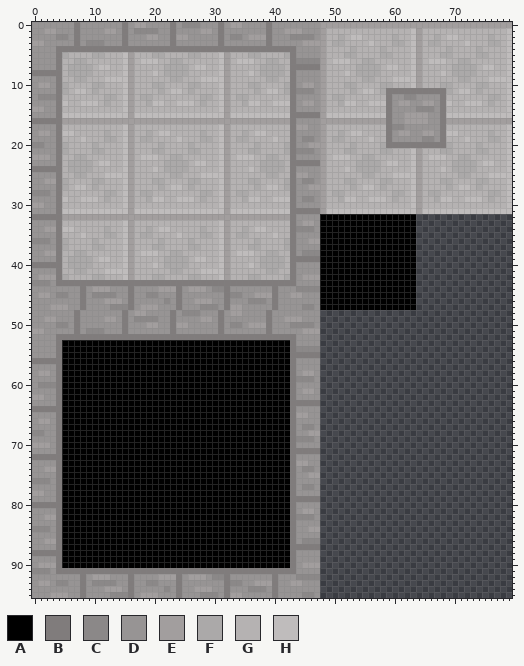
One commit to this sprite sheet: new-game-project/Sprites/Map/Tileset.png. That is the earlier state.
The file is 80x96 pixels. Colours within 5 levels of each other are drawn and written as one.
Palette (. is transparent): A #000000  B #807c7c  C #8b8888  D #979494  E #a29e9e  F #aba9a9  G #b5b2b2  H #bfbcbc
Pixels before (only the part around the change), first column x 35:
41 GGGGFFGGBDDDDAAAAAAAAAAAAAAAA................
42 GFFGGGGFBDEEEAAAAAAAAAAAAAAAA................
43 BBBBBBBBBDDDDAAAAAAAAAAAAAAAA................
44 DDDDDBDDDCCCCAAAAAAAAAAAAAAAA................
45 DDEEEBDDEEDDDAAAAAAAAAAAAAAAA................
46 DCCCDBDDDDDDDAAAAAAAAAAAAAAAA................
47 DDDDDBDDDDCCDAAAAAAAAAAAAAAAA................
48 DDDDBDDDDDDDD................................
49 DDDDBDDEEEDDD................................
50 DEEEBDDDCCCCD................................
51 DDDDBDDDDDEEE................................
52 BBBBBBBBBDDDD................................
53 AAAAAAAABDDDD................................
54 AAAAAAAABCCCC................................
55 AAAAAAAABBBBB................................
56 AAAAAAAABDDDD................................
57 AAAAAAAABDDDD................................
58 AAAAAAAABDEED................................
59 AAAAAAAABCCCD................................
60 AAAAAAAABDDDD................................
61 AAAAAAAABDEED................................
62 AAAAAAAABDDDD................................
63 AAAAAAAABBBBB................................
64 AAAAAAAABDDDD................................
65 AAAAAAAABEEDD................................
66 AAAAAAAABDDDD................................
67 AAAAAAAABDCCD................................
68 AAAAAAAABDDEE................................
69 AAAAAAAABCCCD................................
70 AAAAAAAABDDDD................................
71 AAAAAAAABBBBB................................
72 AAAAAAAABDDDD................................
73 AAAAAAAABEEDD................................
74 AAAAAAAABDCCD................................
75 AAAAAAAABDDEE................................
76 AAAAAAAABDDDD................................
77 AAAAAAAABDCCD................................
78 AAAAAAAABDDDD................................
79 AAAAAAAABBBBB................................
80 AAAAAAAABDDDD................................
81 AAAAAAAABDEED................................
82 AAAAAAAABCCCD................................
83 AAAAAAAABDDDD................................
84 AAAAAAAABDDEE................................
85 AAAAAAAABDDDD................................
Now the later version:
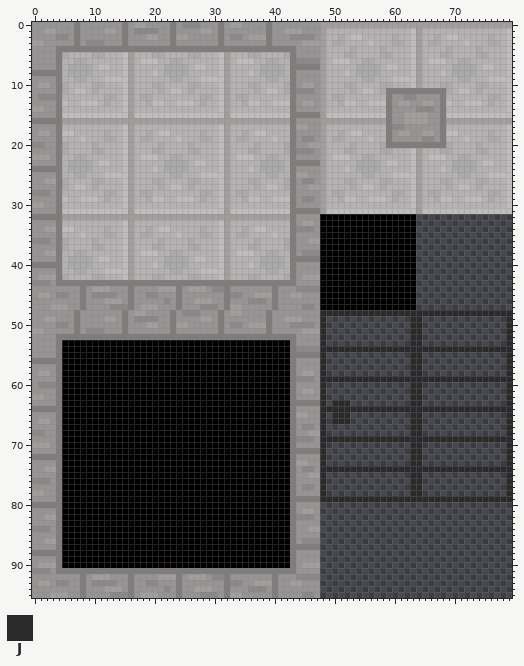
Colours new in this view: J #2a2a2a
Changes in this commit:
y 48: x 48..79 ................................ -> JJJJJJJJJJJJJJJJJJJJJJJJJJJJJJJJ
y 49..53: x 48 . -> J; x 63..64 .. -> JJ; x 79 . -> J
y 54: x 48..79 ................................ -> JJJJJJJJJJJJJJJJJJJJJJJJJJJJJJJJ
y 55..58: x 48 . -> J; x 63..64 .. -> JJ; x 79 . -> J
y 59: x 48..79 ................................ -> JJJJJJJJJJJJJJJJJJJJJJJJJJJJJJJJ
y 60..62: x 48 . -> J; x 63..64 .. -> JJ; x 79 . -> J
y 63: x 48 . -> J; x 50..52 ... -> JJJ; x 63..64 .. -> JJ; x 79 . -> J
y 64: x 48..79 ................................ -> JJJJJJJJJJJJJJJJJJJJJJJJJJJJJJJJ
y 65..66: x 48 . -> J; x 50..52 ... -> JJJ; x 63..64 .. -> JJ; x 79 . -> J
y 67..68: x 48 . -> J; x 63..64 .. -> JJ; x 79 . -> J
y 69: x 48..79 ................................ -> JJJJJJJJJJJJJJJJJJJJJJJJJJJJJJJJ
y 70..73: x 48 . -> J; x 63..64 .. -> JJ; x 79 . -> J
y 74: x 48..79 ................................ -> JJJJJJJJJJJJJJJJJJJJJJJJJJJJJJJJ
y 75..78: x 48 . -> J; x 63..64 .. -> JJ; x 79 . -> J
y 79: x 48..79 ................................ -> JJJJJJJJJJJJJJJJJJJJJJJJJJJJJJJJ
